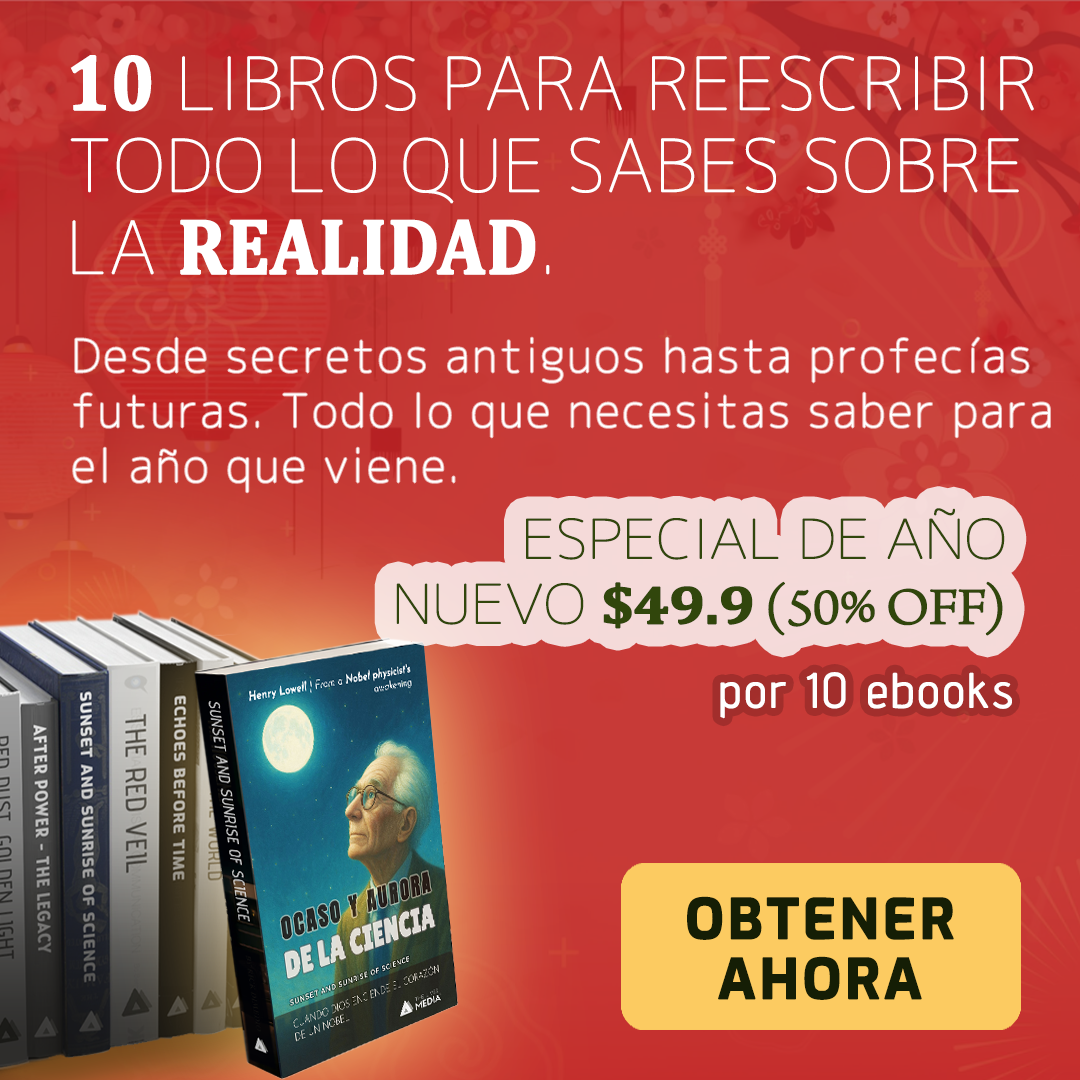
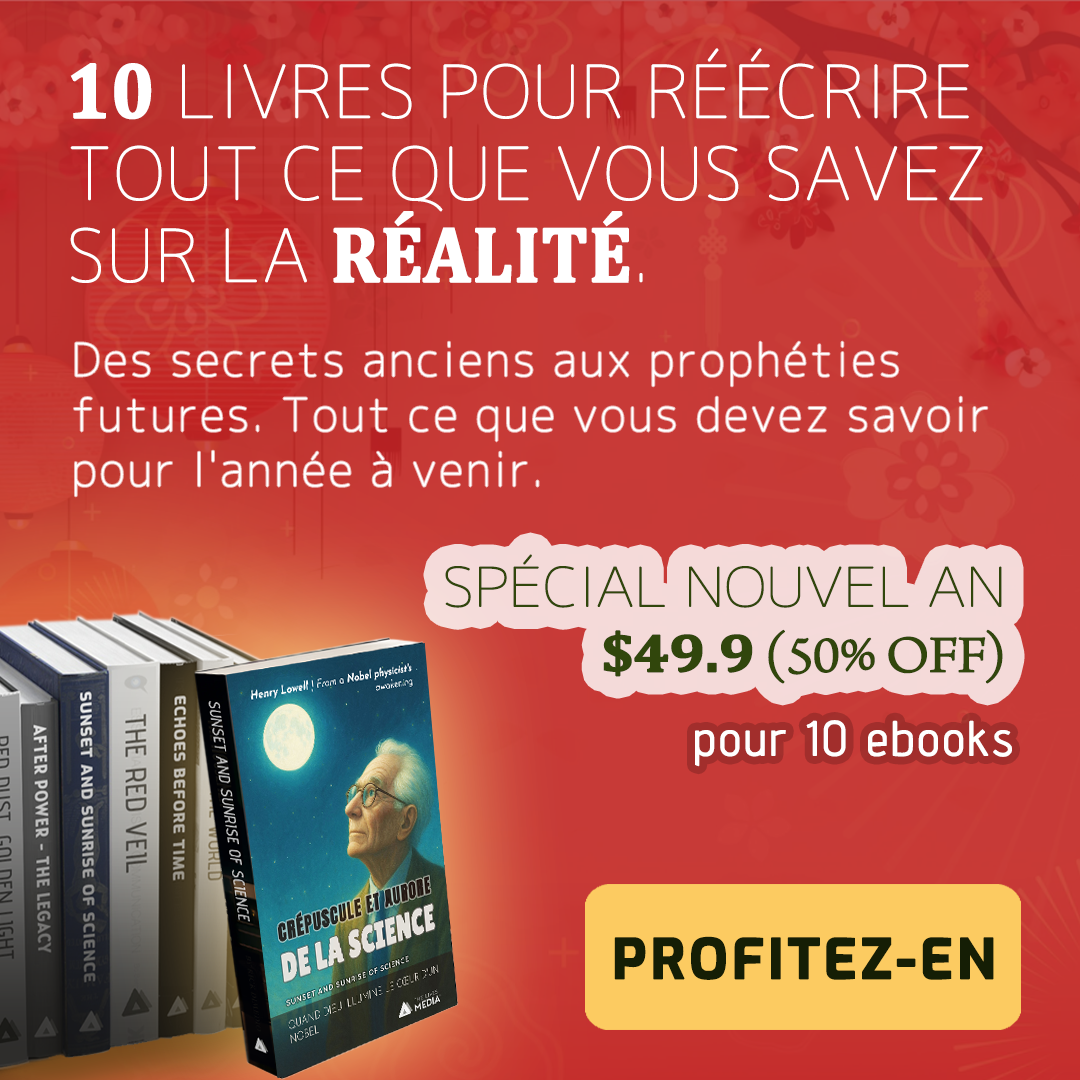
Revision of a layered 1080px x 1080px image; what changed, layer by layer:
renamed "10 LIBROS PARA REESCRIBIR TODO LO QUE SABES SOBRE LA REALIDAD." to "10 LIVRES POUR RÉÉCRIRE TOUT CE QUE VOUS SAVEZ SUR LA RÉALITÉ.", painted on it over [left=70, top=48, right=1034, bottom=283]
painted on "Ancient history, secret politics, and the" over [left=73, top=337, right=1050, bottom=497]
painted on "ONLY $49.90" over [left=396, top=508, right=1005, bottom=684]
painted on "For 10 ebooks" over [left=695, top=672, right=1012, bottom=767]
added layer "Layer 23" above "Layer 22" over [left=229, top=643, right=457, bottom=1078]
renamed "OBTENER AHORA" to "PROFITEZ-EN", painted on it over [left=614, top=896, right=994, bottom=1000]
painted on "button_bg copy" over [left=585, top=863, right=1021, bottom=1030]